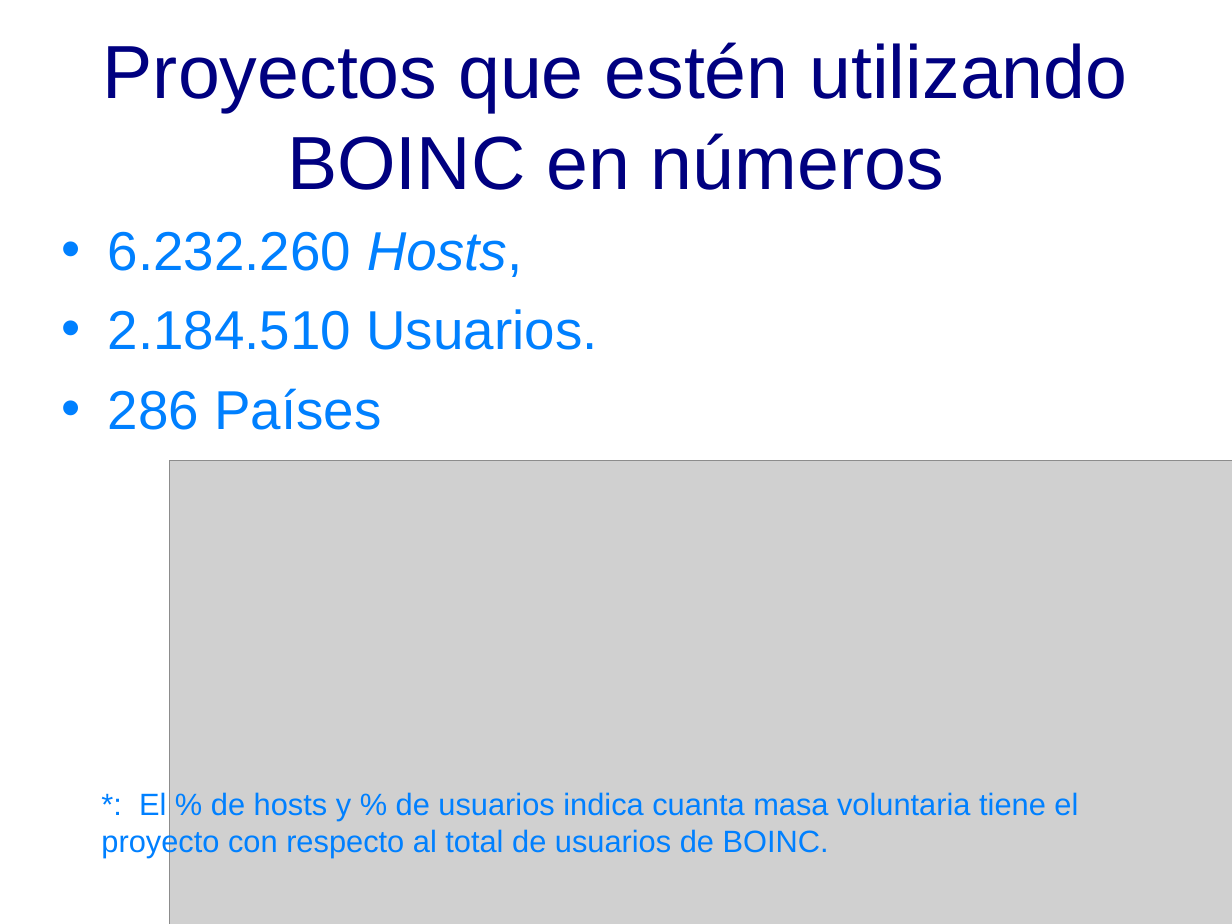
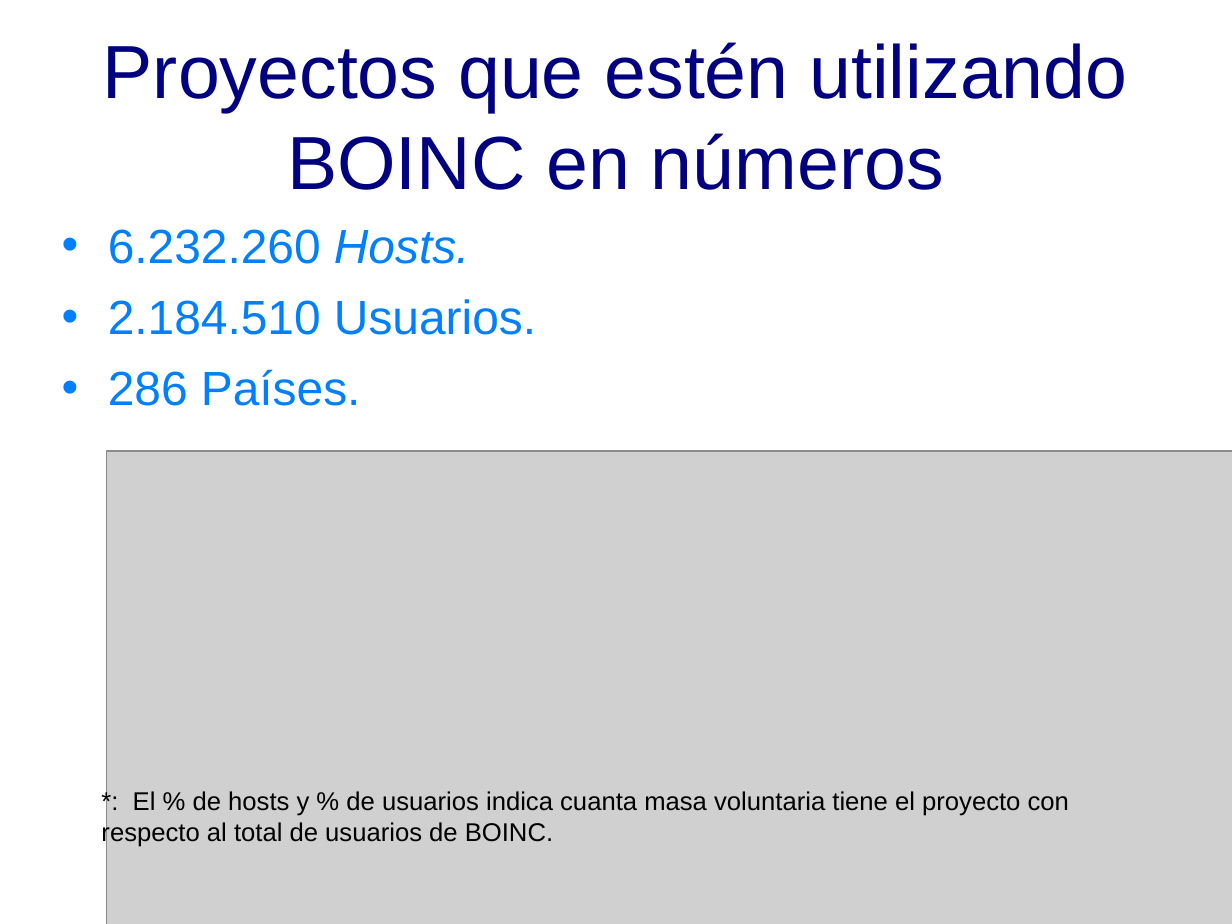
Before and after one commit to DesignJuggler/fasdkfjhasdlkjfhasldkjhfalsjdfasdf, a slide deck: slide 13 of TFI_Jorge_Sanchez_Presentacion.odp (slide 15 before the commit). Drawn at 1232x924 pixels with LibreOffice and Linux fonts; fonts in the diff are those of the drawing; grey boxes stand for pictures; background and template pictures are left out. Boxes give left, top, right and bottom in pixels: in the first picture for what was removed or moved away, otherwise in the second. Text is boxed around its words. In the diff, an @@ line names an element or a change of style, - is before the commit and + after.

```diff
--- a/TFI_Jorge_Sanchez_Presentacion.odp
+++ b/TFI_Jorge_Sanchez_Presentacion.odp
@@ text at [108, 229, 470, 264]: text changed; size 32 to 28 pt @@
-• 6.232.260 Hosts,
+• 6.232.260 Hosts.
@@ text at [108, 299, 536, 335]: size 32 to 28 pt in "2.184.510 Usuarios." @@
@@ text at [108, 369, 361, 406]: text changed; size 32 to 28 pt @@
-• 286 Países
+• 286 Países.
@@ picture: place and size @@
-picture at [170, 461, 1232, 924]
+picture at [107, 451, 1232, 924]
@@ text "*: El % de hosts ..." at [101, 791, 1069, 847]: size 18 to 15 pt, text colour #0080FF to #000000 @@
```
Also in this commit, not shown: 1 other slide changed, 2 slides removed.
